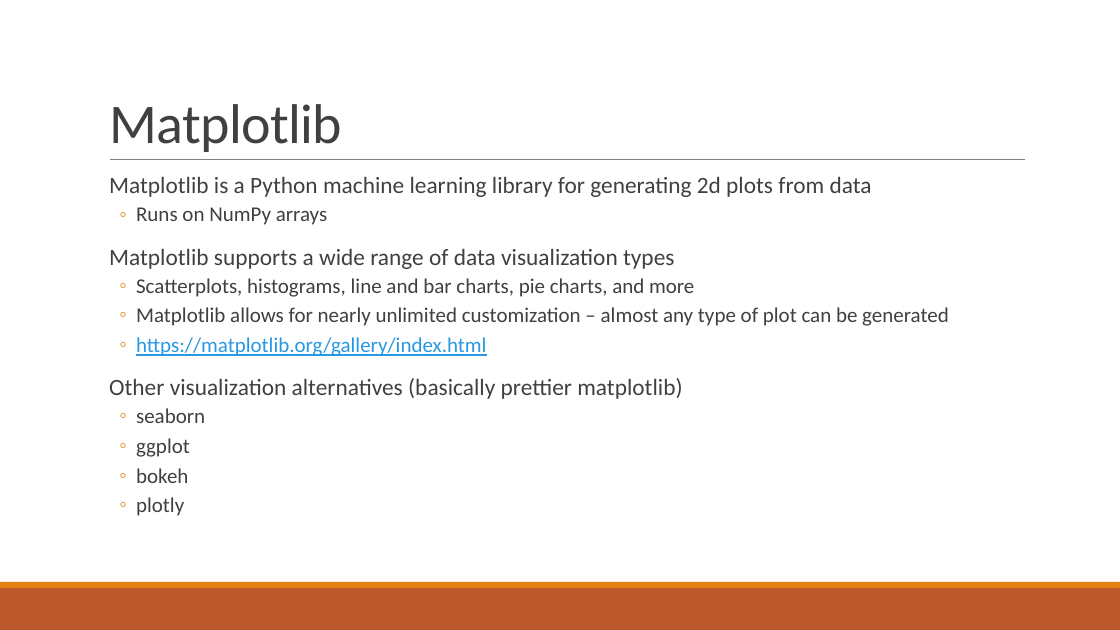
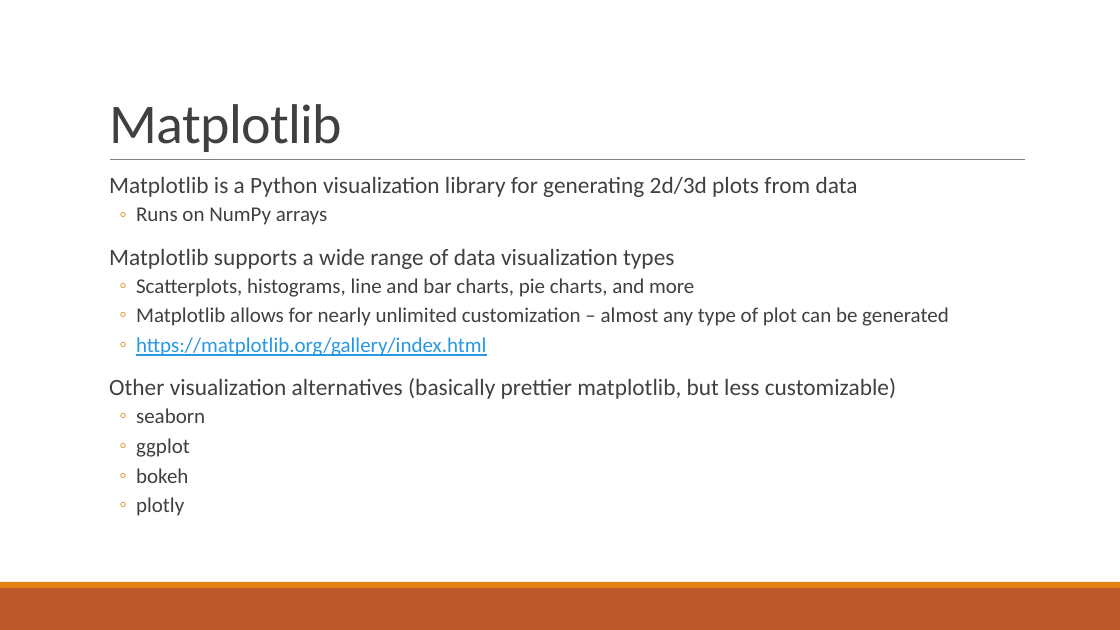
Before and after one commit to iamshang1/Projects, a slide deck: slide 9 of Misc/Python4ML/Python4ML.pptx. Drawn at 1120x630 pixels with LibreOffice and Linux fonts; fonts in the diff are those of the drawing. Boxes give left, top, right and bottom in pixels: in the first picture for what was removed or moved away, otherwise in the second. Text is boxed around its words. In the diff, an @@ line names an element or a change of style, - is before the commit and + after.

```diff
--- a/Misc/Python4ML/Python4ML.pptx
+++ b/Misc/Python4ML/Python4ML.pptx
@@ text at [109,177,858,197]: text changed @@
-  Matplotlib is a Python machine learning library for generating 2d plots from data
+  Matplotlib is a Python visualization library for generating 2d/3d plots from data
@@ text at [109,378,896,399]: text changed @@
-  Other visualization alternatives (basically prettier matplotlib)
+  Other visualization alternatives (basically prettier matplotlib, but less customizable)
```
Also in this commit, not shown: 4 other slides changed.
